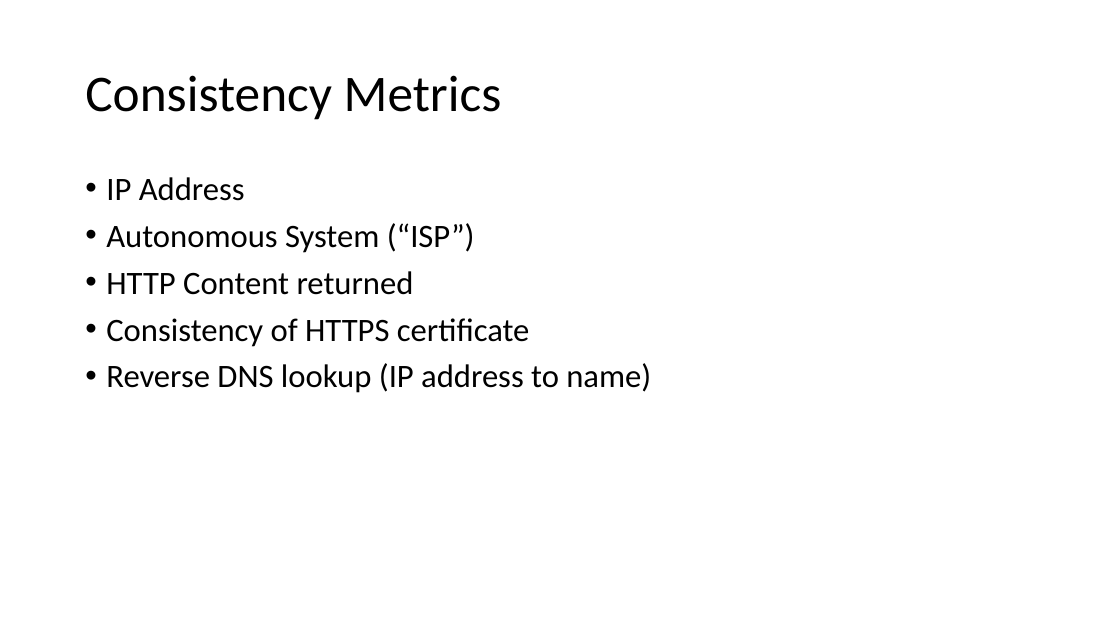
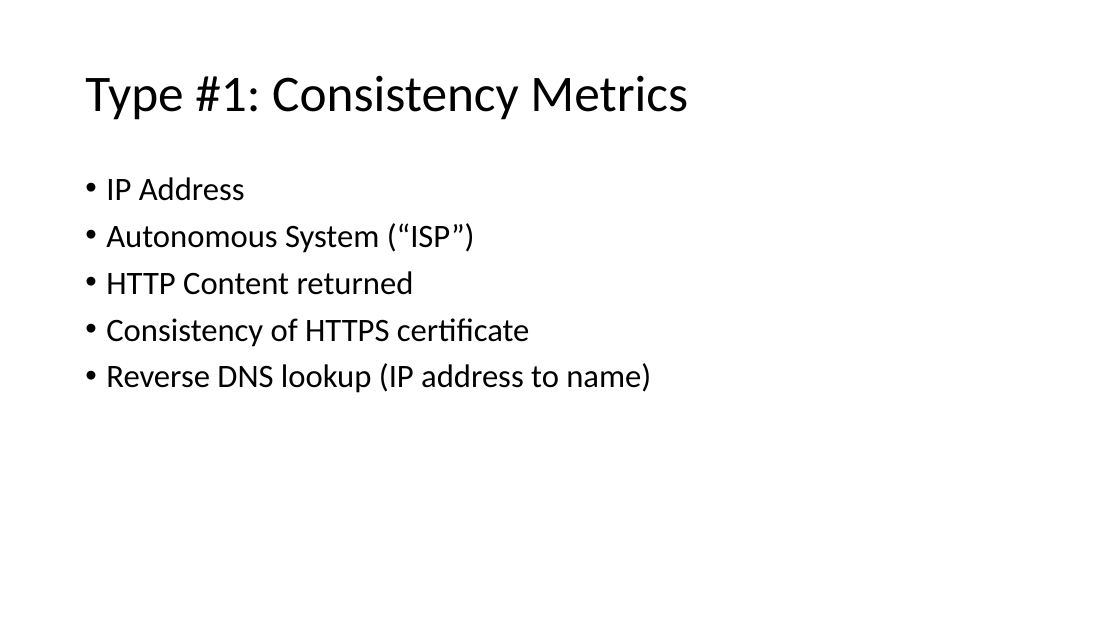
Before and after one commit to noise-lab/censorship-course, a slide deck: slide 12 of lectures/4-Measurement.pptx (slide 8 before the commit). Drawn at 1120x630 pixels with LibreOffice and Linux fonts; fonts in the diff are those of the drawing. Boxes give left, top, right and bottom in pixels: in the first picture for what was removed or moved away, otherwise in the second. Text is boxed around its words. In the diff, an @@ line names an element or a change of style, - is before the commit and + after.

```diff
--- a/lectures/4-Measurement.pptx
+++ b/lectures/4-Measurement.pptx
@@ title at (85, 75, 688, 120): text changed @@
-Consistency Metrics
+Type #1: Consistency Metrics
```
Also in this commit, not shown: 5 other slides changed, 9 slides added, 4 slides removed, 2 other files.
